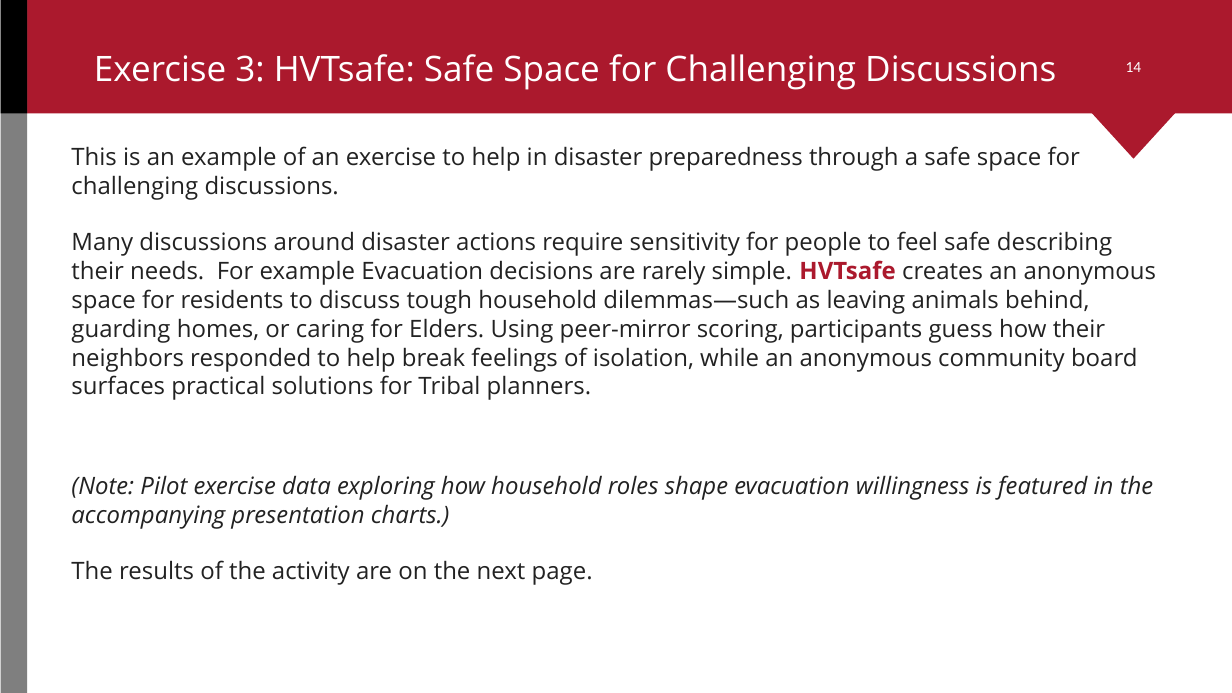
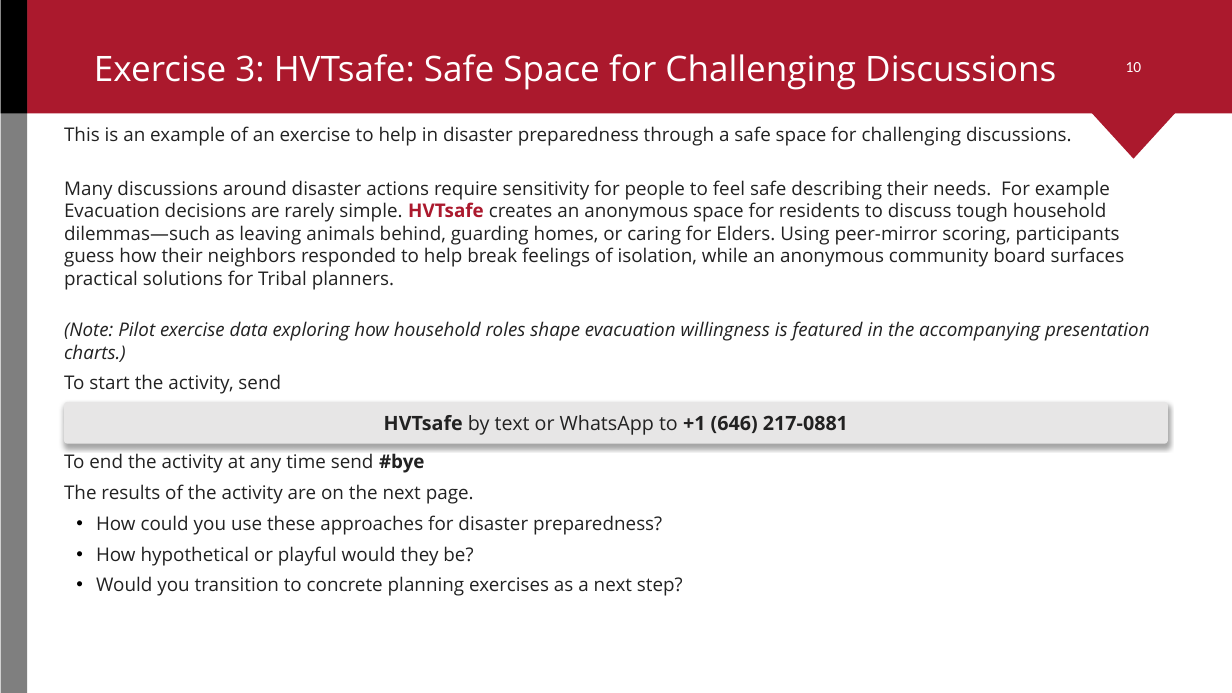
Before and after one commit to ccsfist/gitio2ppt, a slide deck: slide 10 of HoopaValley_Workshop.pptx (slide 14 before the commit). Drawn at 1232x693 pixels with LibreOffice and Linux fonts; fonts in the diff are those of the drawing; background and template pictures are left out. Boxes give left, top, right and bottom in pixels: in the first picture for what was removed or moved away, otherwise in the second. Text is boxed around its words. In the diff, an @@ line names an element or a change of style, - is before the commit and + after.

```diff
--- a/HoopaValley_Workshop.pptx
+++ b/HoopaValley_Workshop.pptx
@@ page number at bbox=[1126, 62, 1142, 72]: text changed @@
-14
+10
@@ text "This is an example of ...": place and size @@
-text "This is an example of ..." at bbox=[71, 146, 1080, 200]
+text "This is an example of ..." at bbox=[64, 126, 1072, 146]
@@ text "Many discussions around disaster actions ...": place and size @@
-text "Many discussions around disaster actions ..." at bbox=[71, 231, 1156, 400]
+text "Many discussions around disaster actions ..." at bbox=[64, 180, 1125, 290]
@@ text "(Note: Pilot exercise data exploring ...": place and size @@
-text "(Note: Pilot exercise data exploring ..." at bbox=[71, 475, 1153, 529]
+text "(Note: Pilot exercise data exploring ..." at bbox=[64, 321, 1150, 362]
@@ text added at bbox=[64, 374, 281, 394], 11 pt, text #222222 @@
+To start the activity, send
@@ rounded rectangle added at bbox=[64, 402, 1168, 444], fill #E7E6E6, 11.5 pt, text #222222, bold @@
+HVTsafe by text or WhatsApp to +1 (646) 217-0881
@@ text added at bbox=[64, 453, 425, 473], 11 pt, text #222222 @@
+To end the activity at any time send #bye
@@ size 14 to 11 pt in 4 elements at bbox=[64, 126, 1072, 146], bbox=[64, 180, 1125, 290], bbox=[64, 321, 1150, 362], bbox=[64, 484, 474, 504] @@
@@ text "The results of the activity ...": place and size @@
-text "The results of the activity ..." at bbox=[71, 560, 593, 585]
+text "The results of the activity ..." at bbox=[64, 484, 474, 504]
@@ text added at bbox=[96, 515, 662, 535], 11 pt, text #222222 @@
+• How could you use these approaches for disaster preparedness?
@@ text added at bbox=[96, 546, 473, 566], 11 pt, text #222222 @@
+• How hypothetical or playful would they be?
@@ text added at bbox=[96, 576, 683, 596], 11 pt, text #222222 @@
+• Would you transition to concrete planning exercises as a next step?
```
Also in this commit, not shown: 14 other slides changed, 10 slides removed, 6 other files.
